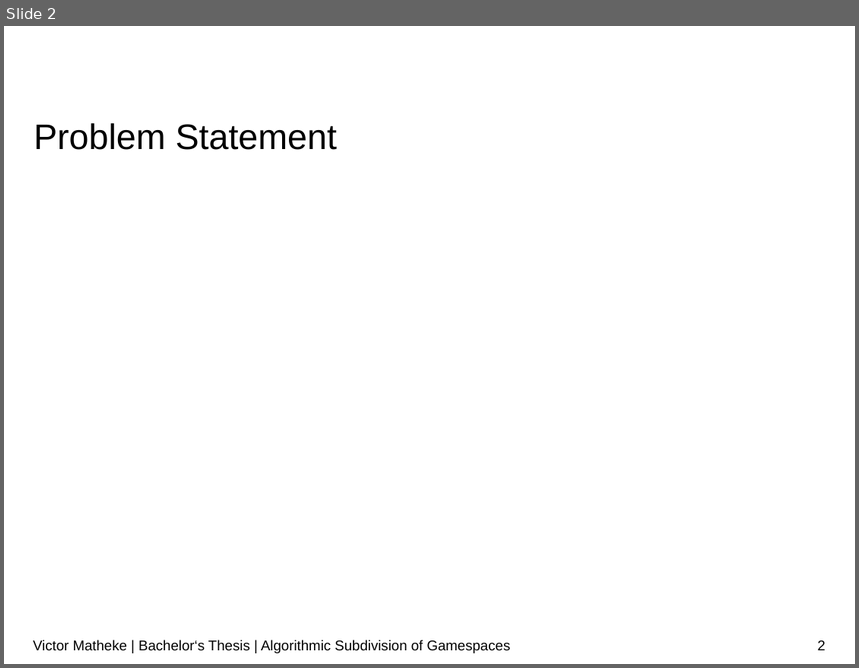
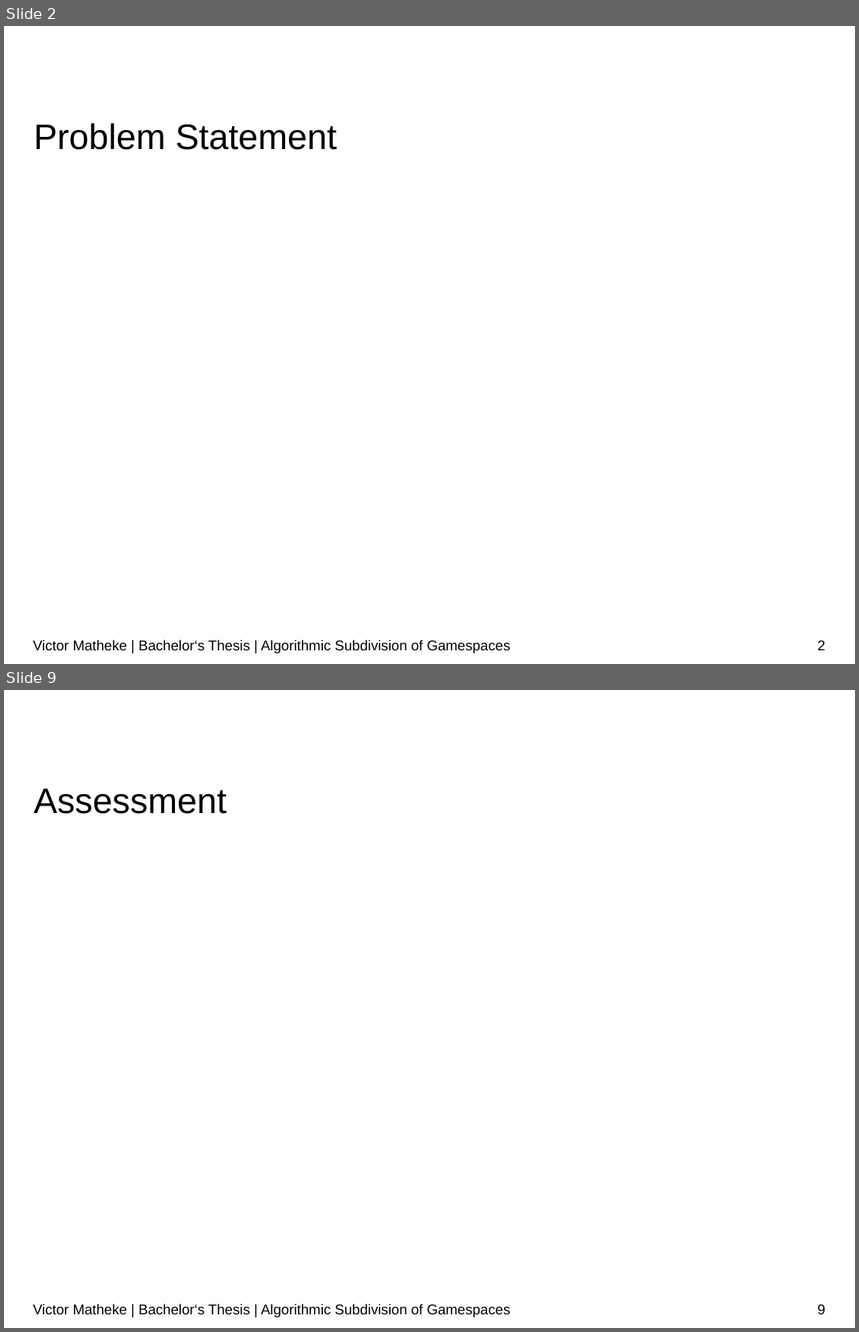
Before and after one commit to surrealtm/Thesis, a slide deck: Presentation/Presentation.pptx. Shown one above the other, each under a label of ours: slide 2 before the commit, slides 2 and 9 after it; the slides between them are not shown. The pictures are 859x668 and 859x1332 pixels, drawn with LibreOffice and Linux fonts; fonts in the diff are those of the drawing; grey boxes stand for pictures; background and template pictures are left out. Boxes give left, top, right and bottom in pixels: in the first picture for what was removed or moved away, otherwise in the second. Text is boxed around its words. In the diff, an @@ line names an element or a change of style, - is before the commit and + after.

```diff
--- a/Presentation/Presentation.pptx
+++ b/Presentation/Presentation.pptx
@@ slide 9 added at (x1=4, y1=690, x2=855, y2=1328), background #FFFFFF @@
@@ title added at (x1=34, y1=789, x2=227, y2=814), 30 pt, text #000000 @@
+Assessment
@@ text added at (x1=33, y1=1304, x2=511, y2=1318), 12 pt, text #000000 @@
+Victor Matheke | Bachelor‘s Thesis | Algorithmic Subdivision of Gamespaces
@@ page number added at (x1=818, y1=1305, x2=826, y2=1315), 12 pt, text #000000 @@
+9
```
Also in this commit, not shown: 9 other slides added.
